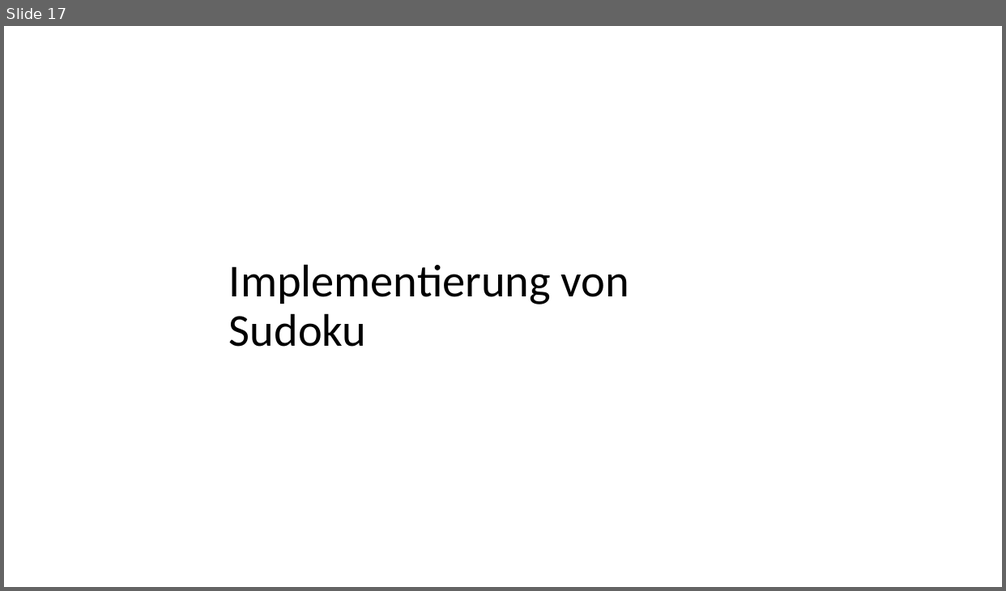
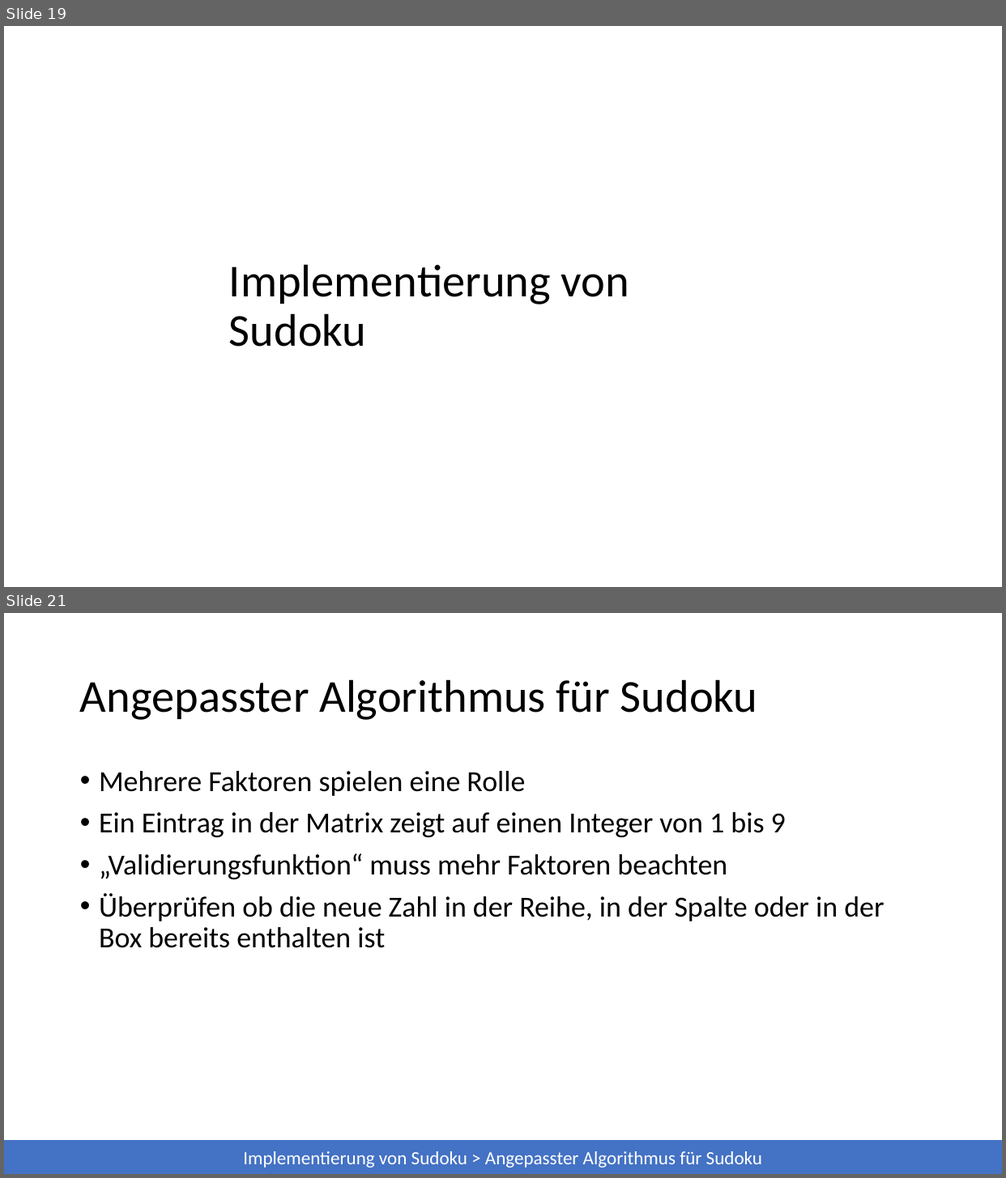
Before and after one commit to 7rebux/backtracking, a slide deck: _presentation/main.pptx. Shown one above the other, each under a label of ours: slide 17 before the commit, slides 19 and 21 after it; the slides between them are not shown. The pictures are 1006x591 and 1006x1178 pixels, drawn with LibreOffice and Linux fonts; fonts in the diff are those of the drawing. Boxes give left, top, right and bottom in pixels: in the first picture for what was removed or moved away, otherwise in the second. Text is boxed around its words. In the diff, an @@ line names an element or a change of style, - is before the commit and + after.

```diff
--- a/_presentation/main.pptx
+++ b/_presentation/main.pptx
@@ slide 21 added at (4, 613, 1002, 1174), background #FFFFFF @@
@@ title added at (80, 679, 758, 720), 44 pt, text #000000 @@
+Angepasster Algorithmus für Sudoku
@@ text added at (99, 771, 884, 948), 28 pt, text #000000 @@
+• Mehrere Faktoren spielen eine Rolle
+• Ein Eintrag in der Matrix zeigt auf einen Integer von 1 bis 9
+• „Validierungsfunktion“ muss mehr Faktoren beachten
+• Überprüfen ob die neue Zahl in der Reihe, in der Spalte oder in der Box bereits enthalten ist
@@ rectangle added at (4, 1141, 1002, 1174), fill #4472C4, 18 pt, text #FFFFFF @@
+Implementierung von Sudoku > Angepasster Algorithmus für Sudoku
@@ what was slide 17 is now slide 19 @@
```
Also in this commit, not shown: 7 slides changed, 8 other slides added, 8 other files.
